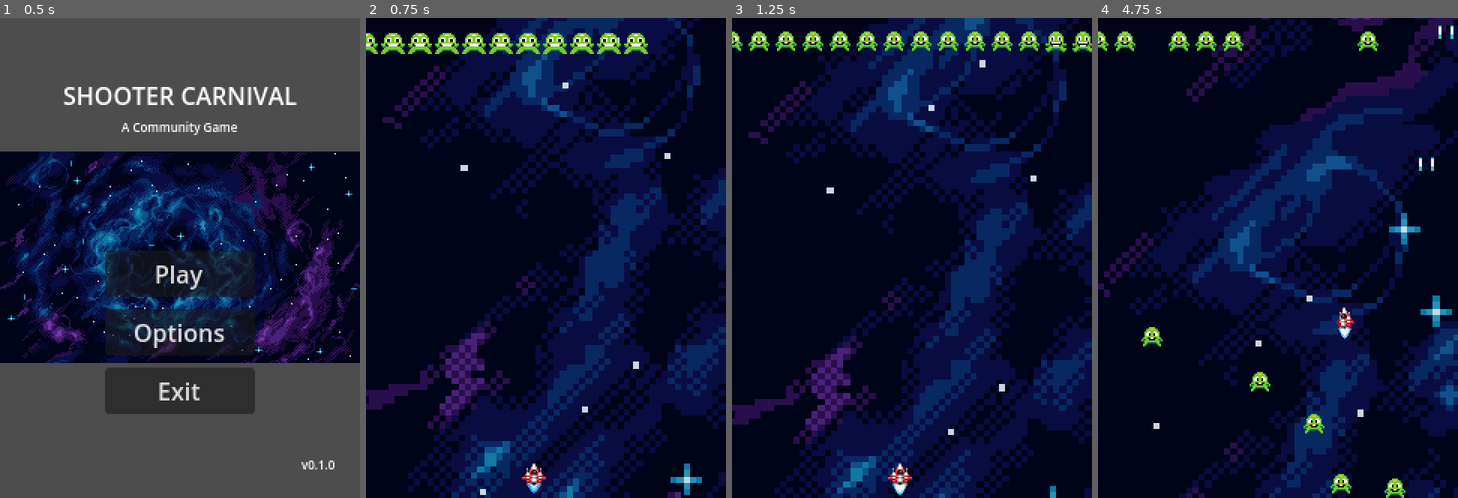
Above: before the commit, frames 1-4 (left to right).
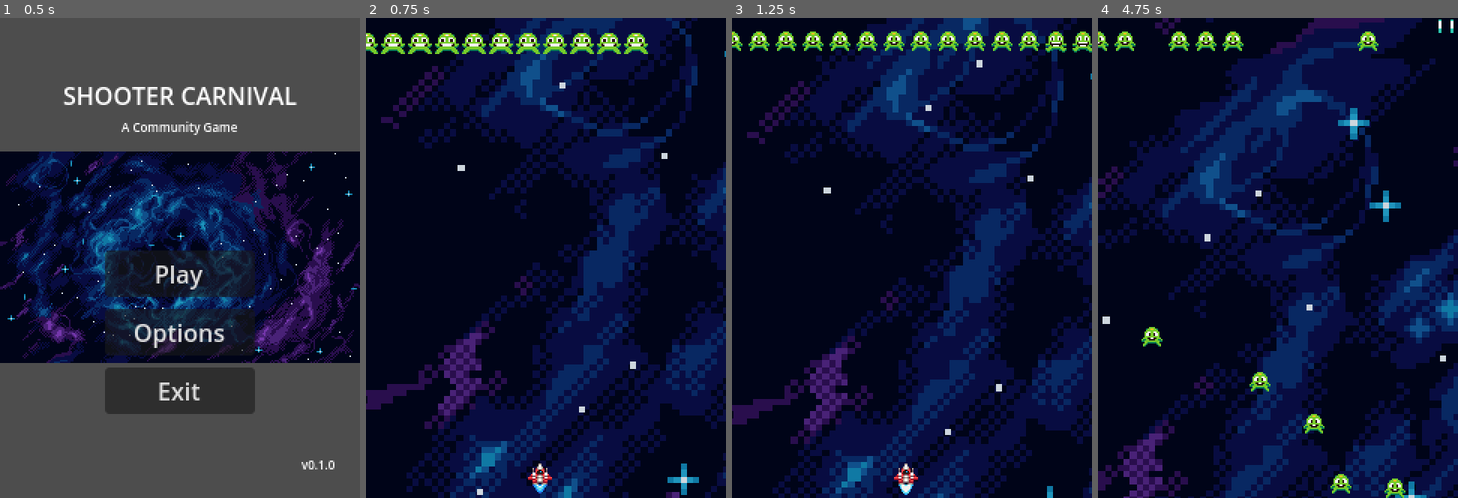
Above: after the commit, the same moments.

Repository: HouZenKai/ShooterCarnival
Game: Godot game, scene res://scenes/ui/main_menu.tscn
Two runs of this game, one before a commit and one after it. Both use one fixed random seed, a clock stepped at 60 frames per second and the inputs below.
Inputs:
- Up to frame 1 (0.5 s): no input
- Up to frame 2 (0.75 s): click "Play" at 0.5 s
- Up to frame 3 (1.25 s): no input
- Up to frame 4 (4.75 s): hold D (move_right) 1.28-2.03 s; tap Space (shoot) every 0.75 s from 1.35 to 4.35 s; hold S (move_down) 2.03-2.78 s; hold D (move_right) 2.78-3.53 s; hold W (move_up) 3.53-4.28 s; hold A (move_left) from 4.28 s (still down)

Frame 1 is identical in both runs. In frame 2, 10% of the frame differs, in the area x 0-100%, y 0-100%; in frame 3, 9.7%; in frame 4, 55%.

Commit message:
introduced the health component for entities that need a control of how much life they have renamed player scene to RedShip scene because at sometime in the future player will be able to select different ships updated name of the player nodo in the main scene

Diff:
--- /dev/null
+++ b/src/components/health/health_change.gd
@@ -0,0 +1,5 @@
+class_name HealthChange extends RefCounted
+
+var previousHealth: int
+var currentHealth: int
+var maxHealth: int
--- /dev/null
+++ b/src/components/health/health_component.gd
@@ -0,0 +1,39 @@
+@tool
+
+"""
+This component handles the health of an entity
+"""
+
+class_name HealthComponent extends Node
+
+signal health_changed(change: HealthChange)
+signal died()
+
+@export var max_health: int = 1
+
+var _current_health: int = 1
+var _previous_health: int = -1
+
+func _ready() -> void:
+	_current_health = max_health
+	_previous_health = _current_health
+
+func set_max_health(new_max: int) -> void:
+	max_health = new_max
+	_current_health = clampi(_current_health, 0, max_health)
+
+func damage(amount: int) -> void:
+	_previous_health = _current_health
+	_current_health = clampi(_current_health - amount, 0, max_health)
+
+	health_changed.emit(_create_health_change_data())
+
+	if _current_health == 0:
+		died.emit()
+
+func _create_health_change_data() ->  HealthChange:
+	var change = HealthChange.new()
+	change.previousHealth = _previous_health
+	change.currentHealth = _current_health
+	change.maxHealth = max_health
+	return change
--- a/src/entities/ships/red_ship/red_ship.gd
+++ b/src/entities/ships/red_ship/red_ship.gd
@@ -2,7 +2,10 @@
 
 @export var speed: float = 200.0 # Movement setting
 @export var bullet_scene: PackedScene = preload("res://entities/bullets/double_bullet/double_bullet.tscn")
+@export var health: HealthComponent = null
+
 @onready var screen_rect: Vector2 = get_viewport_rect().size
+
 
 var half_size: Vector2 = Vector2.ZERO
 var can_shoot: bool = true
@@ -64,10 +67,14 @@
 		print_debug("Fired a bullet from position: ", bullet_instance.global_position, global_position)
 
 func hit(_damage: int) -> void:
+	health.damage(_damage)
+
+func _on_health_component_health_changed(change: HealthChange) -> void:
+	# Handle player taking a hit (e.g., reduce health, play animation, etc.)
+	print_debug("Player took a hit! Health was ", change.previousHealth, "and now is ", change.currentHealth)
+
+func _on_health_component_died() -> void:
 	# For now, destroy the player on any hit
+	print_debug("Player died!")
 	queue_free()
 	can_shoot = false
-
-	# Handle player taking a hit (e.g., reduce health, play animation, etc.)
-	print_debug("Player took a hit!")
-	# You can implement health reduction and game over logic here
--- a/src/entities/ships/red_ship/red_ship.tscn
+++ b/src/entities/ships/red_ship/red_ship.tscn
@@ -1,10 +1,11 @@
-[gd_scene load_steps=14 format=3 uid="uid://cgctke5uvl4rq"]
+[gd_scene load_steps=15 format=3 uid="uid://cgctke5uvl4rq"]
 
-[ext_resource type="Script" uid="uid://cxotxyca140sl" path="res://entities/ships/red_ship/red_ship.gd" id="1_8afob"]
+[ext_resource type="Script" uid="uid://cxotxyca140sl" path="res://entities/ships/red_ship/red_ship.gd" id="1_oa7yu"]
 [ext_resource type="Texture2D" uid="uid://y4l0wl2up1pp" path="res://assets/Mini Pixel Pack 3/Player ship/Player_ship (16 x 16).png" id="2_dovo2"]
 [ext_resource type="Texture2D" uid="uid://fnlemy5r71im" path="res://assets/Mini Pixel Pack 3/Player ship/Boosters (16 x 16).png" id="3_p47bc"]
 [ext_resource type="Texture2D" uid="uid://dcf8jwwfvlm61" path="res://assets/Mini Pixel Pack 3/Player ship/Boosters_left (16 x 16).png" id="4_75vfm"]
 [ext_resource type="Texture2D" uid="uid://4dnki51vue8i" path="res://assets/Mini Pixel Pack 3/Player ship/Boosters_right (16 x 16).png" id="5_0owmy"]
+[ext_resource type="Script" uid="uid://cl1s114edr1v3" path="res://components/health/health_component.gd" id="6_oa7yu"]
 
 [sub_resource type="AtlasTexture" id="AtlasTexture_qek5x"]
 atlas = ExtResource("3_p47bc")
@@ -69,10 +70,9 @@
 [sub_resource type="RectangleShape2D" id="RectangleShape2D_dovo2"]
 size = Vector2(16, 14)
 
-[node name="Player" type="Area2D"]
-script = ExtResource("1_8afob")
-speed = 150.0
-bullet_scene = null
+[node name="RedShip" type="Area2D" node_paths=PackedStringArray("health")]
+script = ExtResource("1_oa7yu")
+health = NodePath("HealthComponent")
 
 [node name="Ship" type="Sprite2D" parent="."]
 texture = ExtResource("2_dovo2")
@@ -88,3 +88,10 @@
 
 [node name="CollisionShape2D" type="CollisionShape2D" parent="."]
 shape = SubResource("RectangleShape2D_dovo2")
+
+[node name="HealthComponent" type="Node2D" parent="."]
+script = ExtResource("6_oa7yu")
+metadata/_custom_type_script = "uid://cl1s114edr1v3"
+
+[connection signal="died" from="HealthComponent" to="." method="_on_health_component_died"]
+[connection signal="health_changed" from="HealthComponent" to="." method="_on_health_component_health_changed"]
--- a/src/scenes/main.gd
+++ b/src/scenes/main.gd
@@ -29,7 +29,7 @@
 
 @onready var background_layer := $BackgroundLayer as Parallax2D
 @onready var stars_layer := $StarsLayer as Parallax2D
-@onready var player := $Player
+@onready var player := $RedShip
 
 # Track the base vertical offset for additive parallax
 var background_base_y_offset: float = 0.0
--- a/src/scenes/main.tscn
+++ b/src/scenes/main.tscn
@@ -1,10 +1,9 @@
-[gd_scene load_steps=6 format=3 uid="uid://cf660fy7wec2q"]
+[gd_scene load_steps=5 format=3 uid="uid://cf660fy7wec2q"]
 
 [ext_resource type="Script" uid="uid://b1kk8584lytee" path="res://scenes/main.gd" id="1_jyhfs"]
 [ext_resource type="PackedScene" uid="uid://cgctke5uvl4rq" path="res://entities/ships/red_ship/red_ship.tscn" id="1_o5qli"]
 [ext_resource type="Texture2D" uid="uid://c5mrbgu5glgur" path="res://assets/backgrounds/blue-back.png" id="2_0wfyh"]
 [ext_resource type="Texture2D" uid="uid://bkoj36xx0yct4" path="res://assets/backgrounds/blue-stars.png" id="3_sugp2"]
-[ext_resource type="PackedScene" uid="uid://dy27bsawj4eku" path="res://entities/bullets/double_bullet/double_bullet.tscn" id="5_tbgi4"]
 
 [node name="Main" type="Node2D"]
 script = ExtResource("1_jyhfs")
@@ -30,6 +29,5 @@
 centered = false
 region_rect = Rect2(0, 0, 4608, 2592)
 
-[node name="Player" parent="." instance=ExtResource("1_o5qli")]
-position = Vector2(112, 304)
-bullet_scene = ExtResource("5_tbgi4")
+[node name="RedShip" parent="." instance=ExtResource("1_o5qli")]
+position = Vector2(116, 304)
Not shown, added: src/components/health/health_change.gd.uid
Not shown, added: src/components/health/health_component.gd.uid
